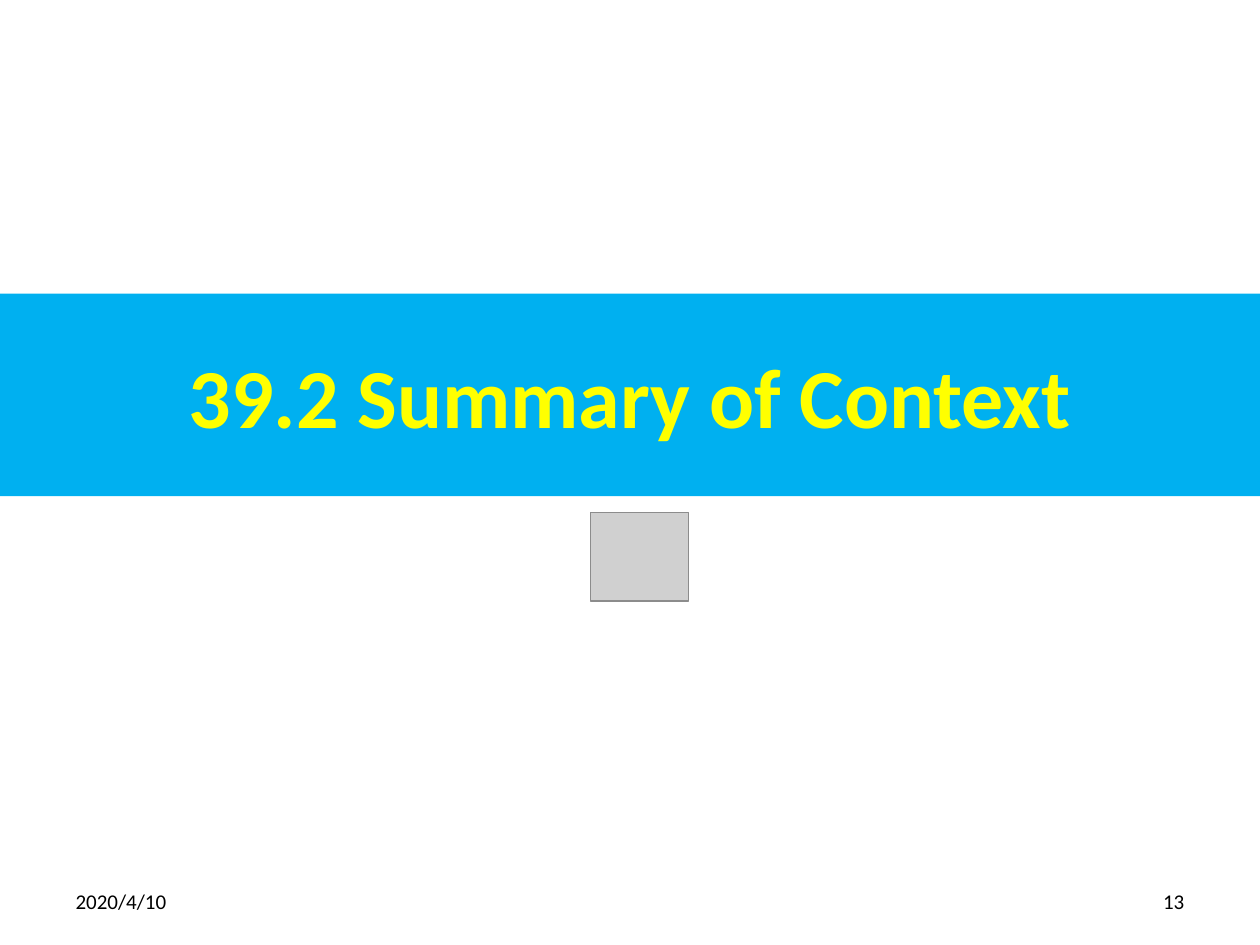
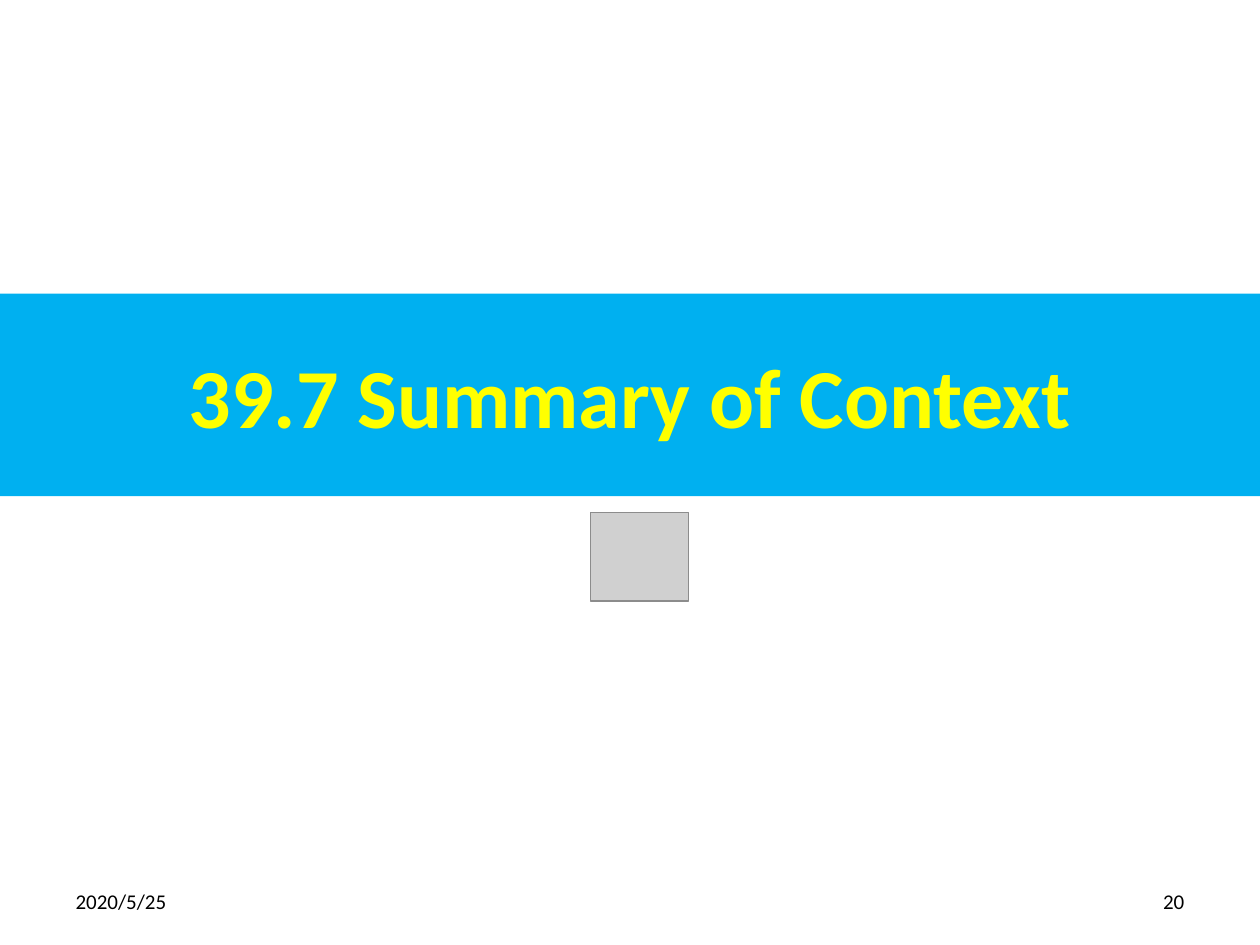
Before and after one commit to peterhchen/800-React-Hook, a slide deck: slide 20 of 39_Context2.pptx (slide 13 before the commit). Drawn at 1260x945 pixels with LibreOffice and Linux fonts; fonts in the diff are those of the drawing; grey boxes stand for pictures. Boxes give left, top, right and bottom in pixels: in the first picture for what was removed or moved away, otherwise in the second. Text is boxed around its words. In the diff, an @@ line names an element or a change of style, - is before the commit and + after.

Commit message:
Context
1. Create Context
2. Add User data at the Provider component
3. Get User data at the Consumer component.

```diff
--- a/39_Context2.pptx
+++ b/39_Context2.pptx
@@ title at (189,369,1070,442): text changed @@
-39.2 Summary of Context
+39.7 Summary of Context
@@ text at (76,894,167,910): text changed @@
-2020/4/10
+2020/5/25
@@ page number at (1163,895,1184,909): text changed @@
-13
+20
```
Also in this commit, not shown: 14 other slides changed, 7 slides added.
